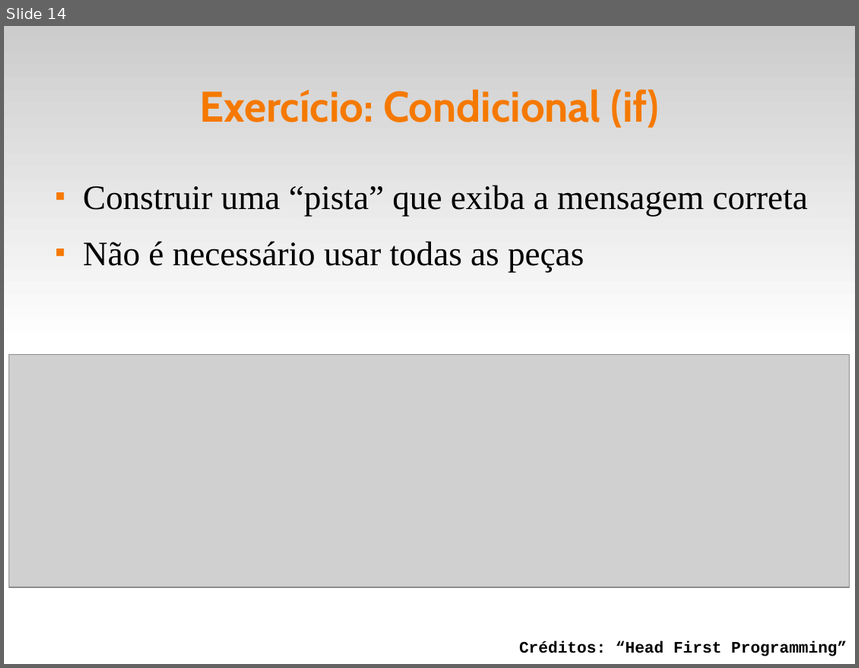
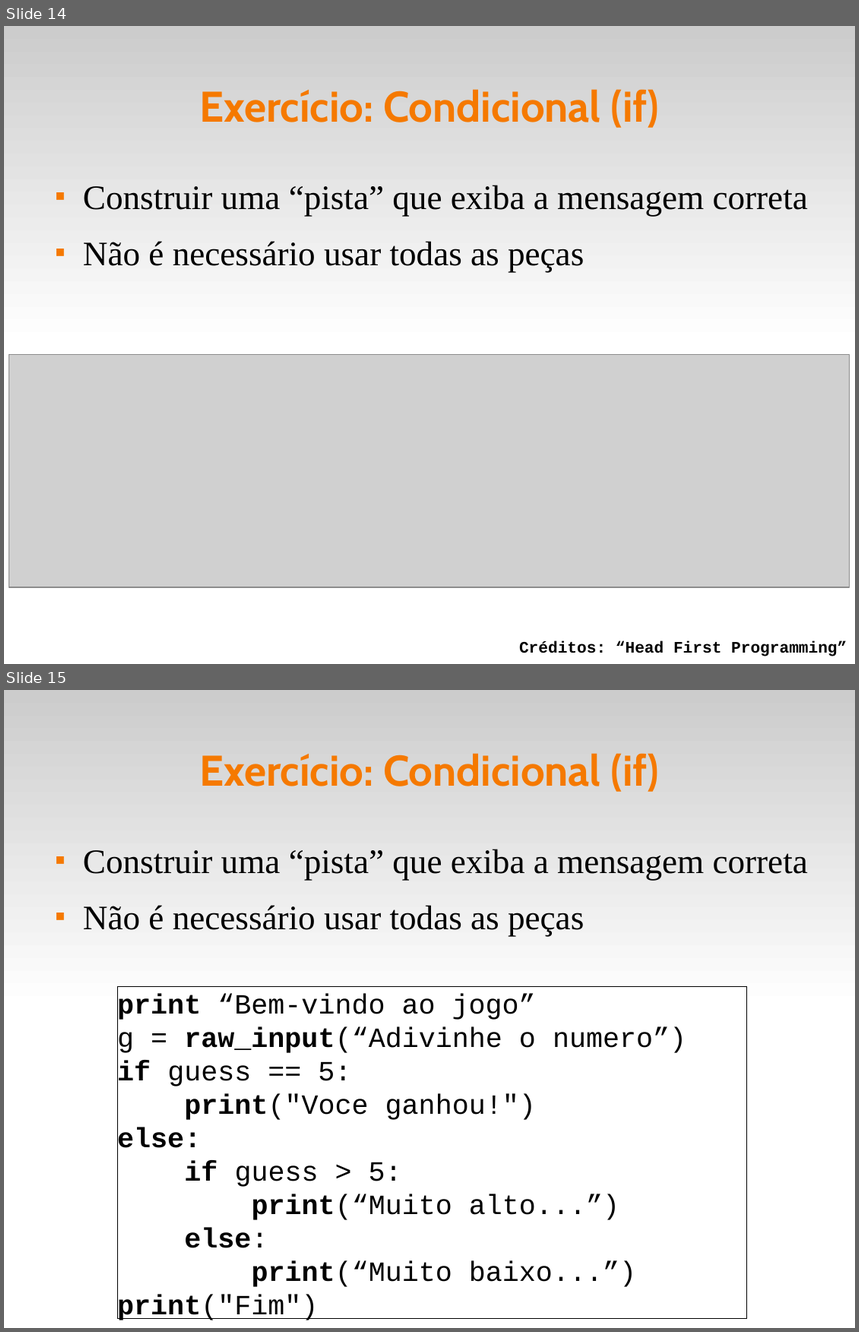
Before and after one commit to fsantanna-uerj/IPD, a slide deck: slides/ipd-03.odp. Shown one above the other, each under a label of ours: slide 14 before the commit, slides 14 and 15 after it. The pictures are 859x668 and 859x1332 pixels, drawn with LibreOffice and Linux fonts; fonts in the diff are those of the drawing; grey boxes stand for pictures. Boxes give left, top, right and bottom in pixels: in the first picture for what was removed or moved away, otherwise in the second. Text is boxed around its words. In the diff, an @@ line names an element or a change of style, - is before the commit and + after.

```diff
--- a/slides/ipd-03.odp
+++ b/slides/ipd-03.odp
@@ slide 15 added at box(4, 690, 855, 1328), background #FFFFFF; not listed: 1 template element that a slide beside it also shows @@
@@ title added at box(199, 753, 659, 792), 40 pt, text #F57900, bold @@
+Exercício: Condicional (if)
@@ text added at box(83, 849, 808, 937), 32 pt, text #000000 @@
+■ Construir uma “pista” que exiba a mensagem correta
+■ Não é necessário usar todas as peças
@@ rectangle added at box(117, 987, 747, 1319), fill #FFFFFF, outline #000000 0 pt, 26 pt, text #000000 @@
+print “Bem-vindo ao jogo”
+g = raw_input(“Adivinhe o numero”)
+if guess == 5:
+print("Voce ganhou!")
+else:
+if guess > 5:
+print(“Muito alto...”)
+else:
+print(“Muito baixo...”)
+print("Fim")
```
Also in this commit, not shown: 1 slide changed, 3 other files.
